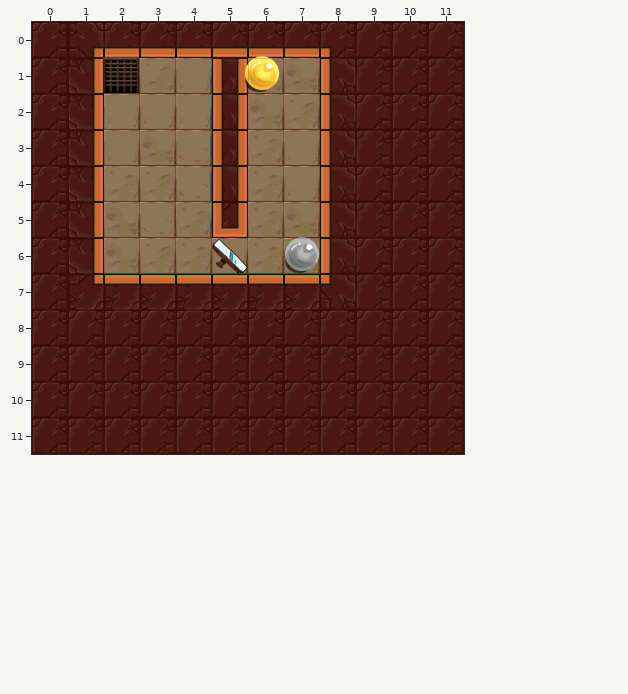
One commit to this Tiled map: assets/levels/tutorial3.tmx. This is how it looked before the edit.
Cells are 128x128 px. Shown: x 0..11, y 0..11.
The result:
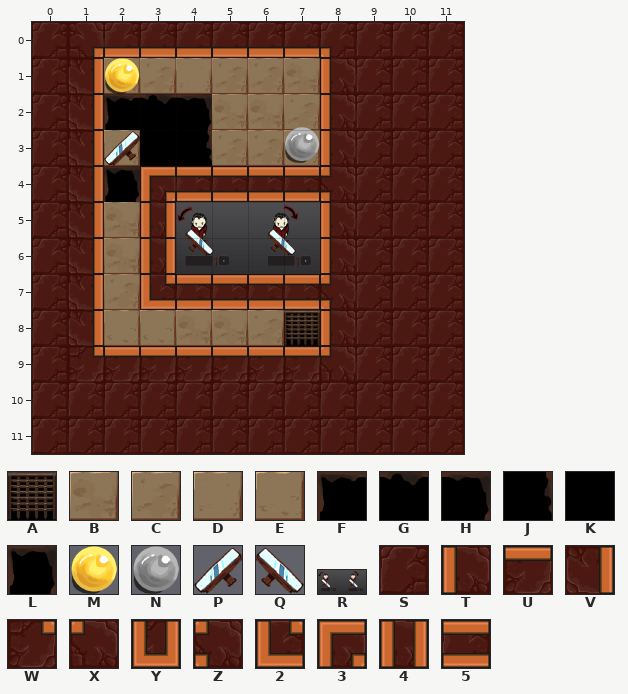
Key: from "exit": A 0; from "floors": B 0, C 1, D 2, E 3; from "holes": F 0, G 1, H 2, J 3, K 4, L 7; from "lightOrbs": M 0, N 1; from "mirrors": P 0, Q 0 flipped left-right; from "tutorialImages": R 3; from "walls": S 0, T 6, U 7, V 8, W 11, X 12, Y 15, Z 18, 2 22, 3 23, 4 37, 5 38.
_ is an empty cell.
Objects are placed by their top-left corner, in cells (3,4 is the top-left corner of cell 3,4); size is 1x1 cell unless given.
Tiles of an added or newly shown layer are drawn over the layers below it.
Diff:
Layer "Floor":
Tile B now appears in row 8 at x 4 to 5.
Tile C now appears in row 7 at x 2; in row 8 at x 6.
Tile D now appears in row 8 at x 7.
Tile E now appears in row 8 at x 2 to 3.
The edit erases tile B in row 3 at x 3; in row 5 at x 7.
The edit erases tile C in row 4 at x 2 to 3 and 6; in rows 5 to 6 at x 4 and 6.
The edit erases tile D in row 2 at x 2 to 4; in row 4 at x 7; in row 6 at x 5 and 7.
The edit erases tile E in row 3 at x 4; in row 4 at x 4 to 5; in row 5 at x 5.
Layer "Holes":
Tile F now appears in row 2 at x 2.
Tile G now appears in row 2 at x 3.
Tile H now appears in row 2 at x 4.
Tile J now appears in row 3 at x 4.
Tile K now appears in row 3 at x 3.
Tile L now appears in row 4 at x 2.
Layer "Walls":
The author changed tile U to tile 2 in row 7 at x 3.
Tile 3 now appears in row 4 at x 3.
Tile 4 now appears in rows 5 to 6 at x 3.
The author changed tile 4 to tile 5 in row 4 at x 5.
The author changed tile U to tile 5 in row 7 at x 4 to 7.
Tile 5 now appears in row 4 at x 4 and 6 to 7.
The author changed tile S to tile T in row 8 at x 8.
The author changed tile S to tile U in row 9 at x 2 to 7.
The author changed tile S to tile V in row 8 at x 1.
The author changed tile W to tile V in row 7 at x 1.
The author changed tile S to tile W in row 9 at x 1.
The author changed tile S to tile X in row 9 at x 8.
The author changed tile T to tile Z in row 4 at x 8.
The author changed tile X to tile Z in row 7 at x 8.
The edit erases tile 4 in rows 1 to 3 at x 5.
The edit erases tile S in row 8 at x 2 to 7.
The edit erases tile U in row 7 at x 2.
The edit erases tile Y in row 5 at x 5.
Layer "Tutorial Images" (added):
Tile R now appears in row 6 at x 4.
Layer "Mirrors":
Object Q at 5,6 becomes P at 2,3.
Layer "Light":
Object M "lightOrb" at 5.9,1 becomes M "lightOrb" at 2,1.
Object N "lightSwitch" at 7,6 becomes N "lightSwitch" at 7,2.9.
Layer "Exit":
Object A "exit" at 2,1 becomes A "exit" at 7,8.
Boxes around the changes in both pictures, in picture pixels (x1, y1, x2, y2):
changed: (68, 56, 356, 382)
